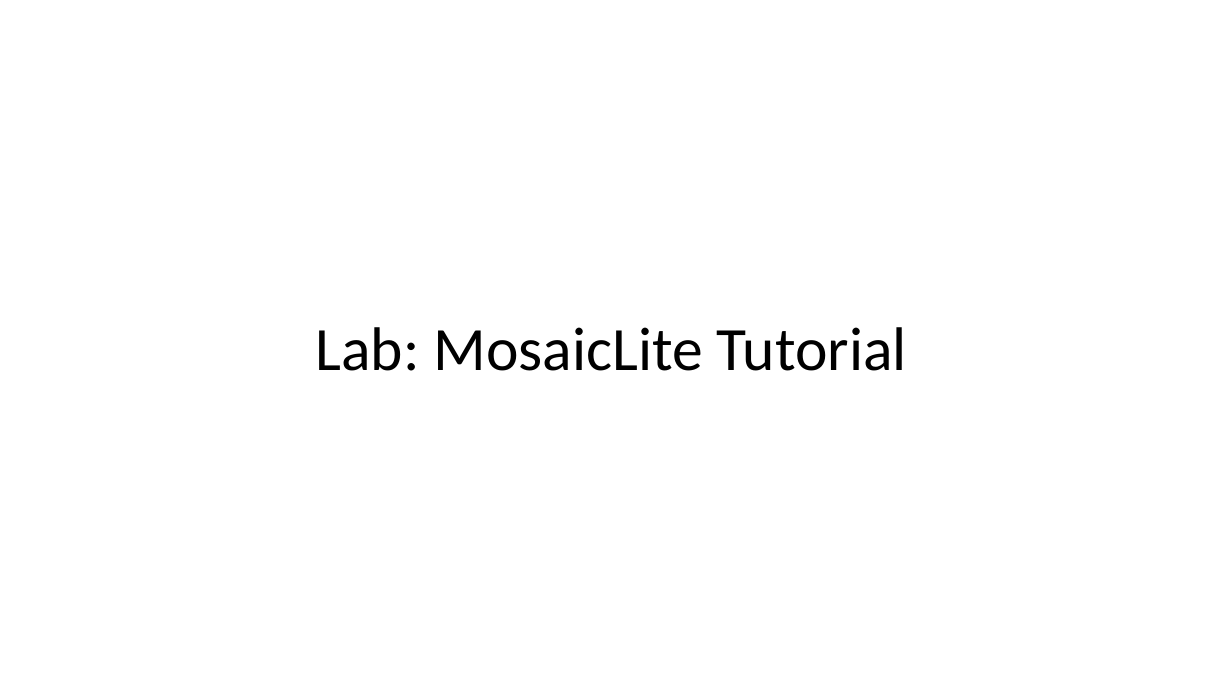
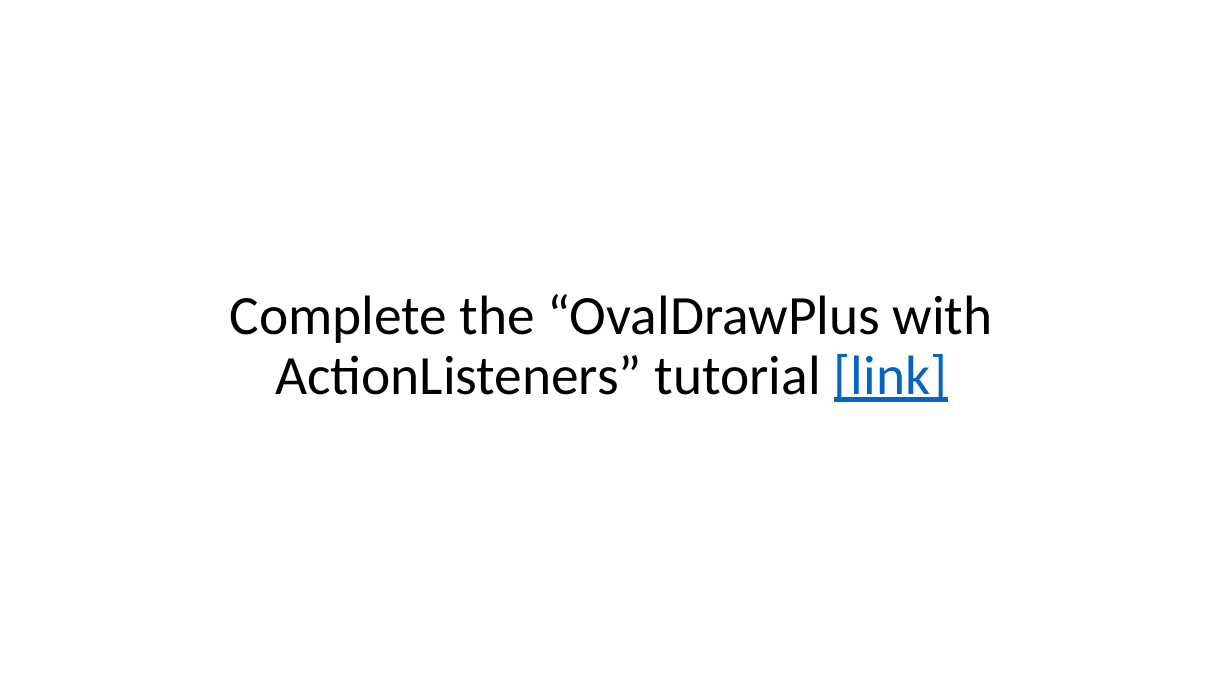
Before and after one commit to jamesbaptiste1/cpsc-24500-2019-01-spring-lt1, a slide deck: slide 19 of lecture-presentations/sprint-4.pptx (slide 15 before the commit). Drawn at 1232x693 pixels with LibreOffice and Linux fonts; fonts in the diff are those of the drawing. Boxes give left, top, right and bottom in pixels: in the first picture for what was removed or moved away, otherwise in the second. Text is boxed around its words. In the diff, an @@ line names an element or a change of style, - is before the commit and + after.

```diff
--- a/lecture-presentations/sprint-4.pptx
+++ b/lecture-presentations/sprint-4.pptx
@@ title "Complete the “OvalDrawPlus with ActionListeners” ..." at [229, 294, 993, 402]: vertical alignment bottom to middle @@
@@ title at [229, 294, 993, 402]: text changed; size 48 to 43.2 pt @@
-Lab: MosaicLite Tutorial
+Complete the “OvalDrawPlus with ActionListeners” tutorial [link]
```
Also in this commit, not shown: 4 other slides changed, 6 slides added, 1 slide removed.
